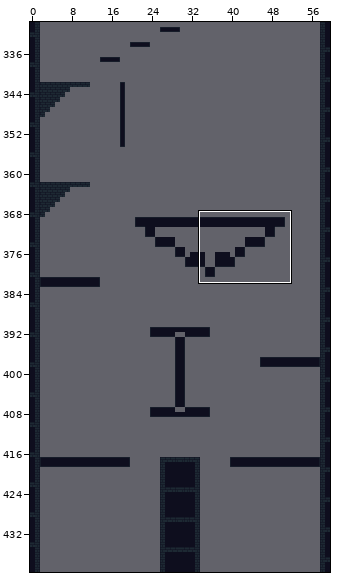
Tiled map, stored at assets/tiles/tilemap.tmx. The picture above shows the old version from afar; the outline marks the close-up.
Close-up. Before:
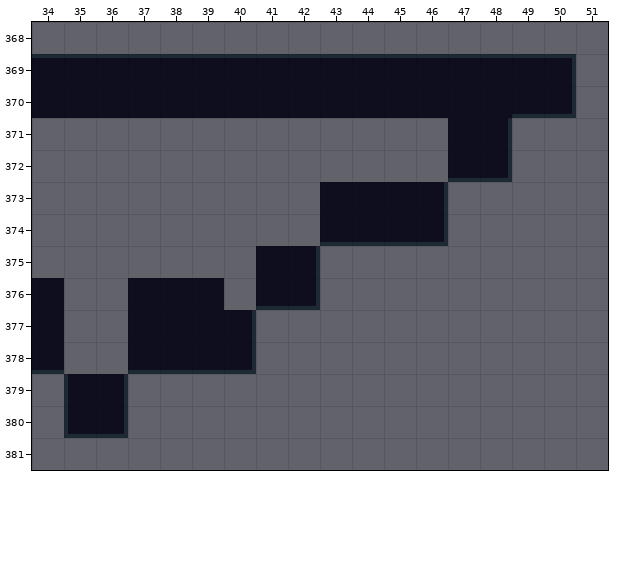
Cells are 8x8 px. Shown: x 34..51, y 368..381. The commit also changed other parts of the map, which this record leaves out.
The result:
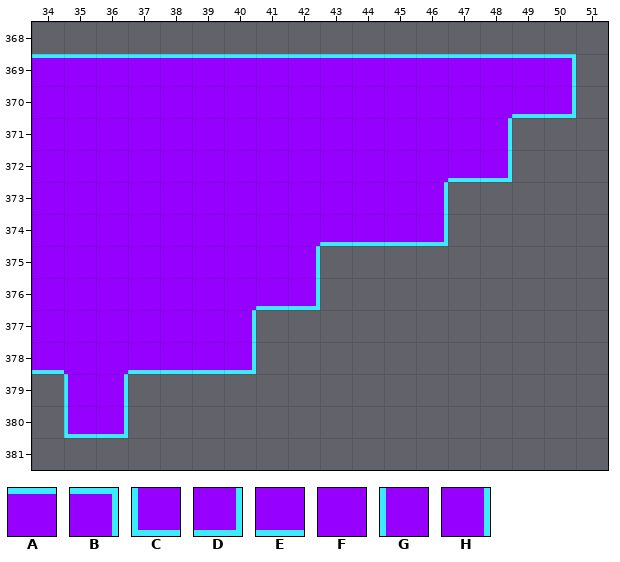
Key: from "tileset": A 287, B 289, C 346, D 347, E 351, F 359, G 606, H 609.
_ is an empty cell.
Tiles of an added or newly shown layer are drawn over the layers below it.
Edits made:
Layer "Skyway" (now shown):
y 369: x 34..50 _________________ -> AAAAAAAAAAAAAAAAB
y 370: x 34..50 _________________ -> FFFFFFFFFFFFFFFED
y 371: x 34..48 _______________ -> FFFFFFFFFFFFFFH
y 372: x 34..48 _______________ -> FFFFFFFFFFFFFED
y 373: x 34..46 _____________ -> FFFFFFFFFFFFH
y 374: x 34..46 _____________ -> FFFFFFFFFEEED
y 375: x 34..42 _________ -> FFFFFFFFH
y 376: x 34..42 _________ -> FFFFFFFED
y 377: x 34..40 _______ -> FFFFFFH
y 378: x 34..40 _______ -> EFFEEED
y 379: x 35..36 __ -> GH
y 380: x 35..36 __ -> CD
Boxes around the changes in both close-ups, in picture pixels (x1, y1, x2, y2):
added: (32, 54, 576, 438)
